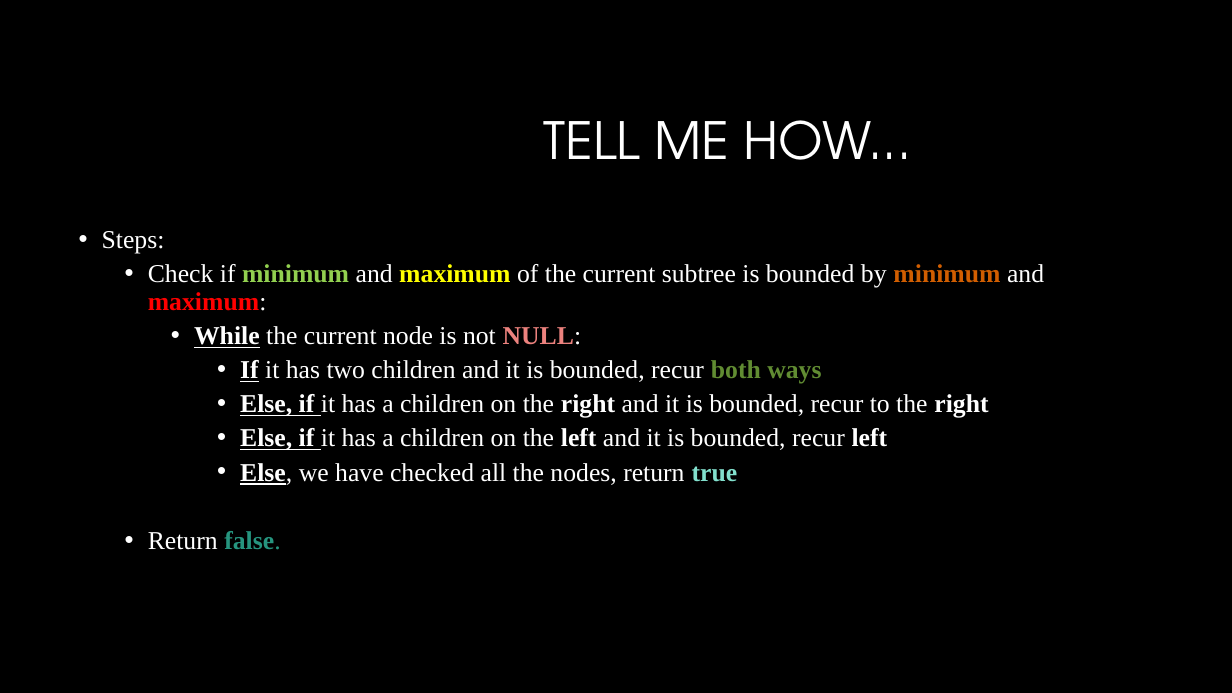
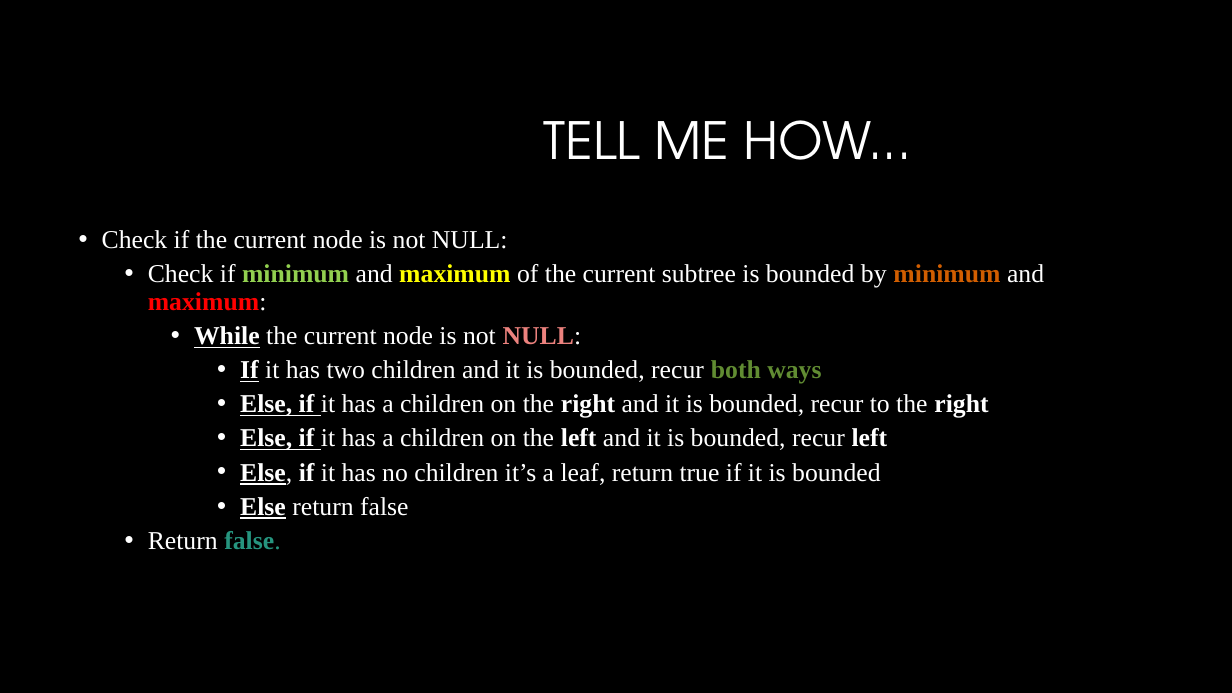
Before and after one commit to mihaescu/ADS, a slide deck: slide 7 of Projects-2017-2018/BST-isOrderedByCatalinModan/Prezentare.pptx. Drawn at 1232x693 pixels with LibreOffice and Linux fonts; fonts in the diff are those of the drawing; background and template pictures are left out. Boxes give left, top, right and bottom in pixels: in the first picture for what was removed or moved away, otherwise in the second. Text is boxed around its words. In the diff, an @@ line names an element or a change of style, - is before the commit and + after.

Commit message:
Small fix and presentation edit

```diff
--- a/Projects-2017-2018/BST-isOrderedByCatalinModan/Prezentare.pptx
+++ b/Projects-2017-2018/BST-isOrderedByCatalinModan/Prezentare.pptx
@@ text at (x1=102, y1=230, x2=508, y2=249): text changed @@
-• Steps:
+• Check if the current node is not NULL:
@@ text at (x1=240, y1=463, x2=881, y2=519): text changed @@
-      • Else, we have checked all the nodes, return true
+      • Else, if it has no children it’s a leaf, return true if it is bounded
+      • Else return false
```
Also in this commit, not shown: 1 other file.
